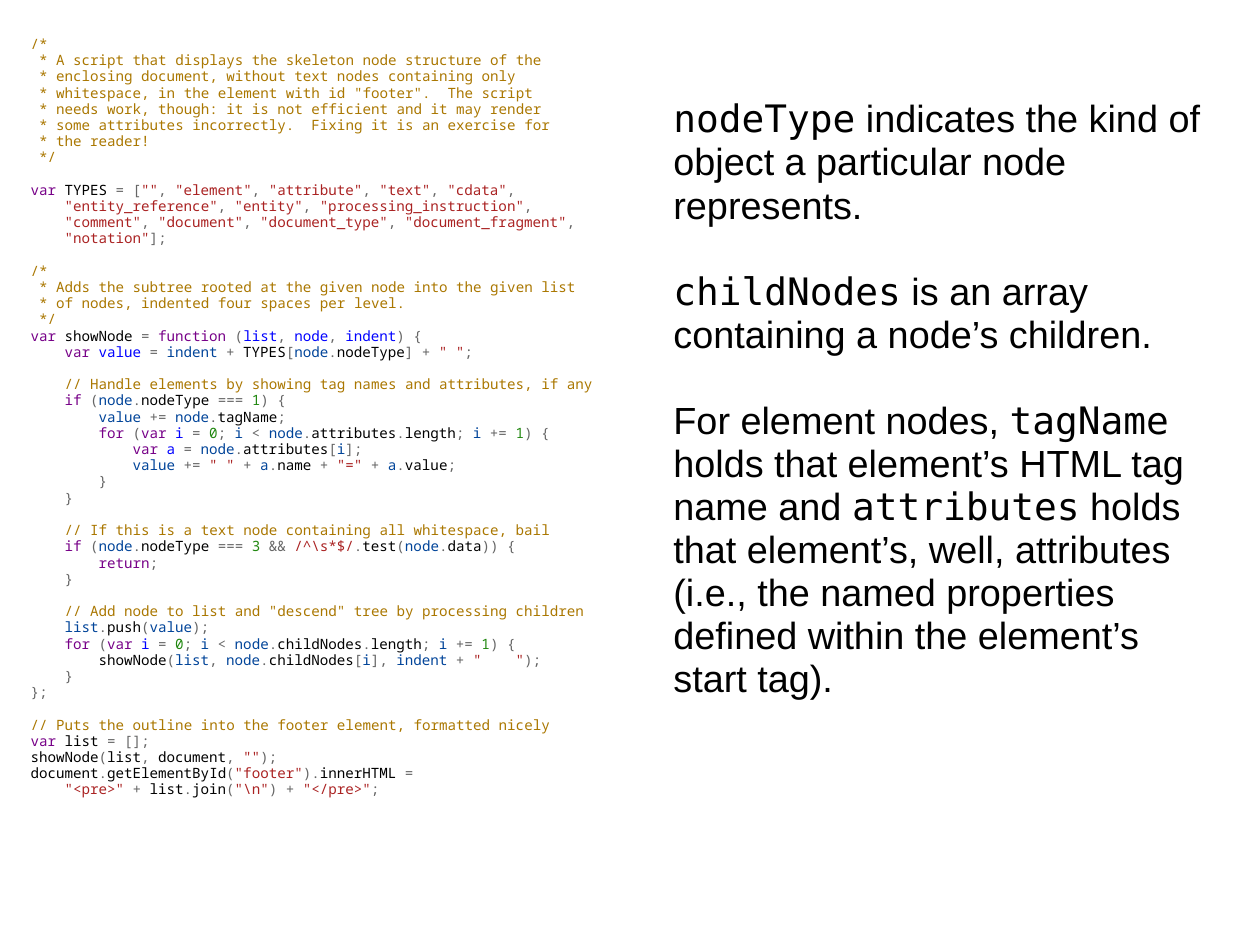
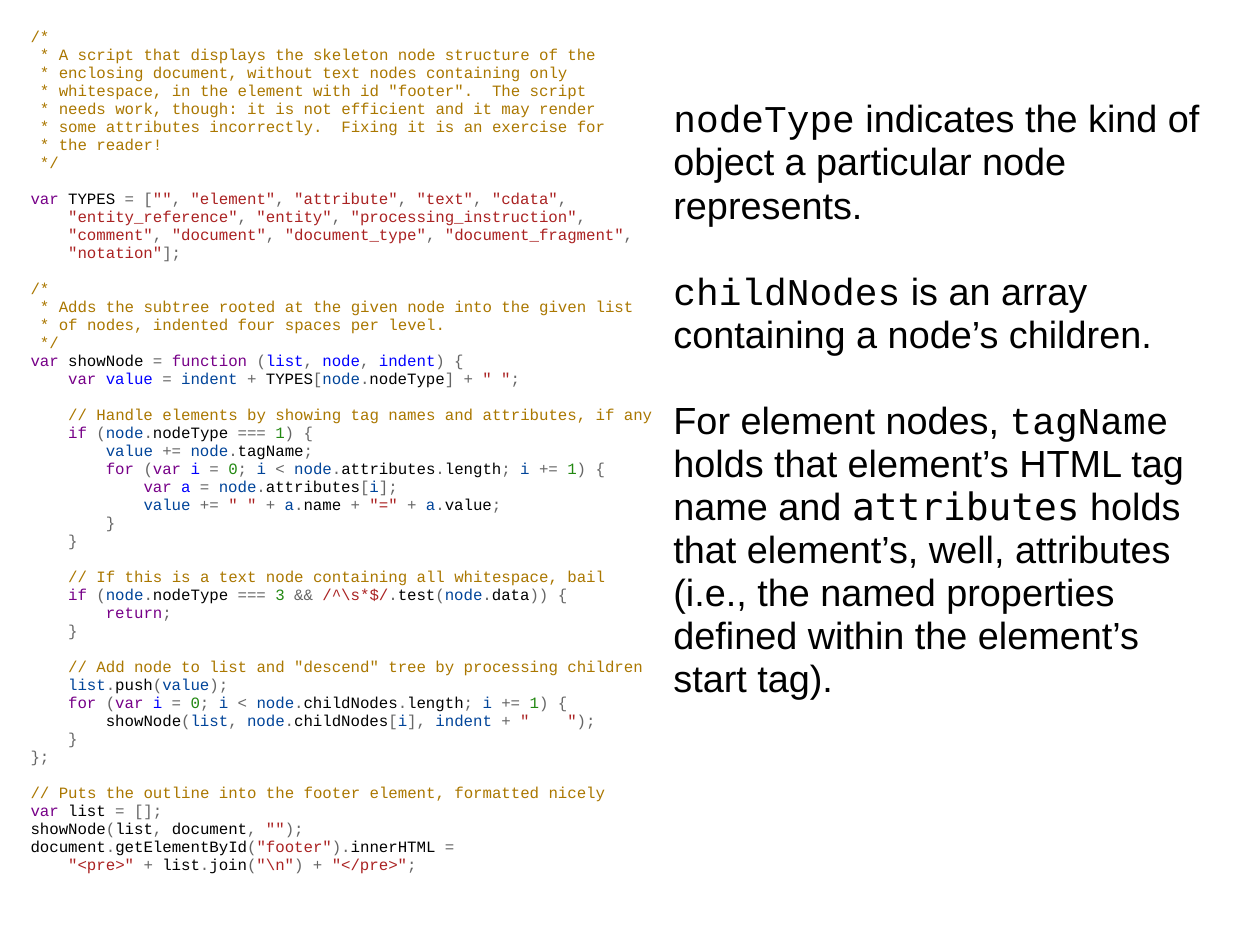
Before and after one commit to dondi/javascript-book, a slide deck: slide 23 of presentations/Chapter_6_Presentation.ppt. Drawn at 1260x945 pixels with LibreOffice and Linux fonts; fonts in the diff are those of the drawing; background and template pictures are left out. Boxes give left, top, right and bottom in pixels: in the first picture for what was removed or moved away, otherwise in the second. Text is boxed around its words. In the diff, an @@ line names an element or a change of style, - is before the commit and + after.

```diff
--- a/presentations/Chapter_6_Presentation.ppt
+++ b/presentations/Chapter_6_Presentation.ppt
@@ text "/* * A script that ..." at (x1=31, y1=49, x2=652, y2=874): size 9 to 10 pt, font Noto Sans Mono to Courier New @@
@@ text "nodeType indicates the kind of ..." at (x1=673, y1=104, x2=1200, y2=700): font DejaVu Sans Mono to Courier New in "nodeType", "childNodes", "tagName" @@
```
Also in this commit, not shown: 15 other slides changed.
